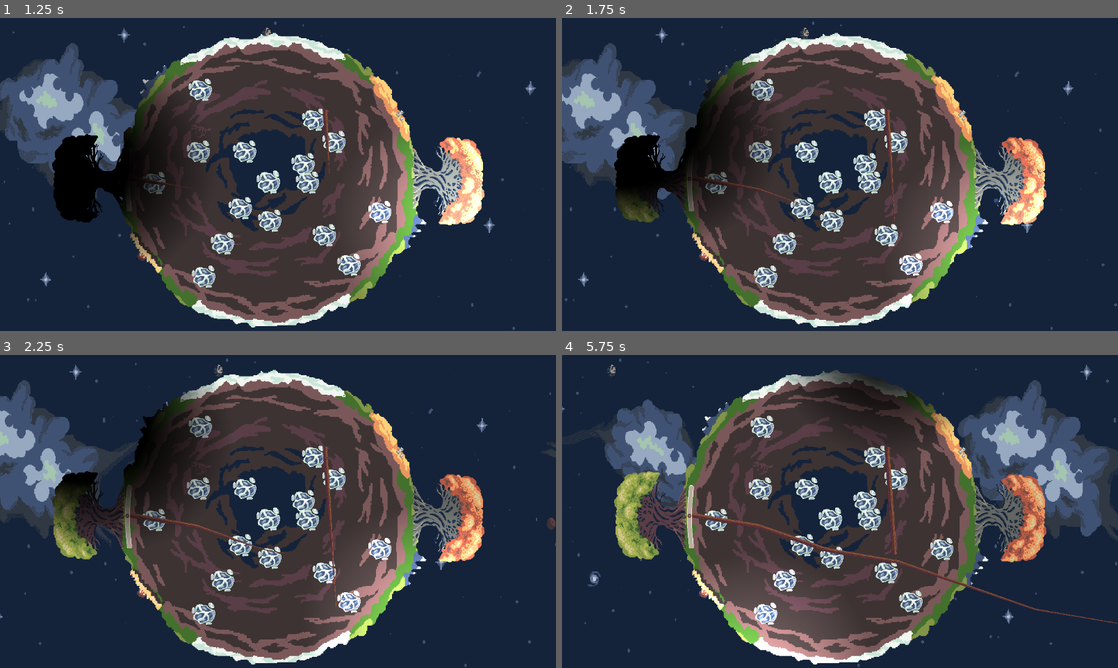
Above: before the commit, frames 1-4 (two rows, left to right).
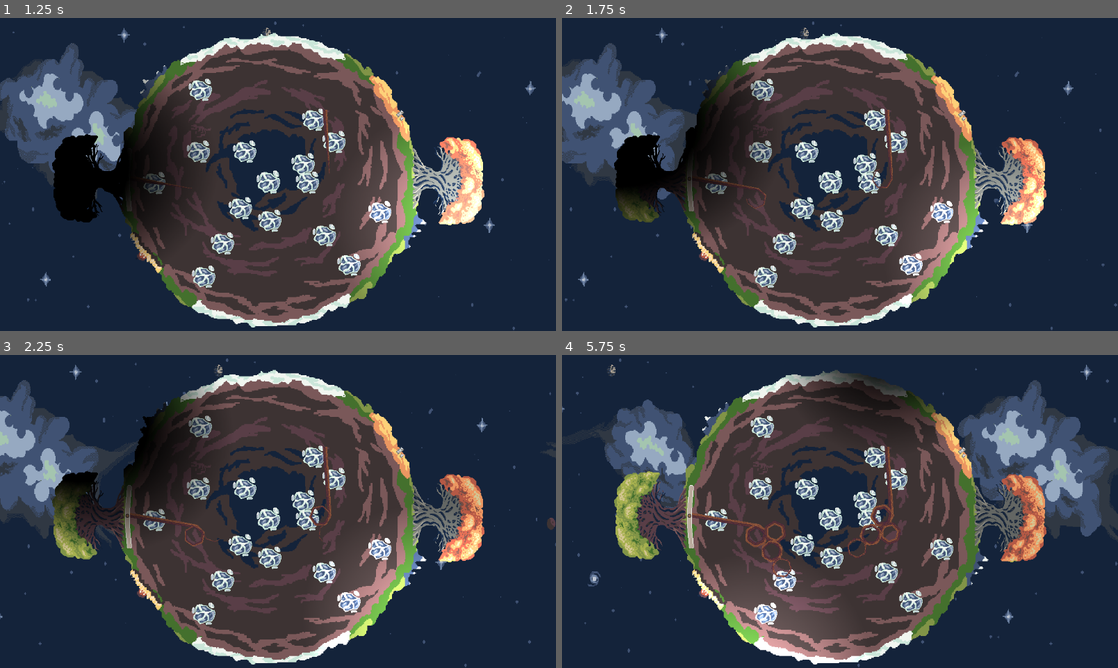
Above: after the commit, the same moments.

Repository: Rotta-Games/ragerootin
Game: Godot game, scene res://main.tscn
Two runs of this game, one before a commit and one after it. Both use one fixed random seed, a clock stepped at 60 frames per second and the inputs below.
Inputs:
- Up to frame 1 (1.25 s): click "New Game" at 0.5 s
- Up to frame 2 (1.75 s): hold Right (player1_move_right) from 1.28 s (still down)
- Up to frame 3 (2.25 s): release Right (player1_move_right) at 2.03 s; hold Left (player1_move_left) from 2.03 s (still down)
- Up to frame 4 (5.75 s): release Left (player1_move_left) at 2.78 s; hold Right (player1_move_right) 2.78-4.28 s; hold Left (player1_move_left) from 4.28 s (still down)

Frame 1 is identical in both runs. In frame 2, less than 0.1% of the frame differs, in the area x 32-60%, y 33-65%; in frame 3, 0.3%; in frame 4, 1.2%, in the area x 33-100%, y 29-86%.

Commit message:
fix player inputs

Diff:
--- a/player1.gd
+++ b/player1.gd
@@ -5,7 +5,7 @@
 func _ready():
 	pass # Replace with function body.
 
-func _input(event):
+func _physics_process(delta):
 	if Input.is_action_pressed("player1_move_left"):
 		root.angle += -root.turn_speed
 	if Input.is_action_pressed("player1_move_right"):
--- a/player2.gd
+++ b/player2.gd
@@ -5,10 +5,10 @@
 func _ready():
 	pass # Replace with function body.
 
-func _input(event):
-	if Input.is_action_pressed("player2_move_left"):
+func _physics_process(delta):
+	if Input.is_action_pressed("player1_move_left"):
 		root.angle += -root.turn_speed
-	if Input.is_action_pressed("player2_move_right"):
+	if Input.is_action_pressed("player1_move_right"):
 		root.angle += root.turn_speed
 
 # Called every frame. 'delta' is the elapsed time since the previous frame.
